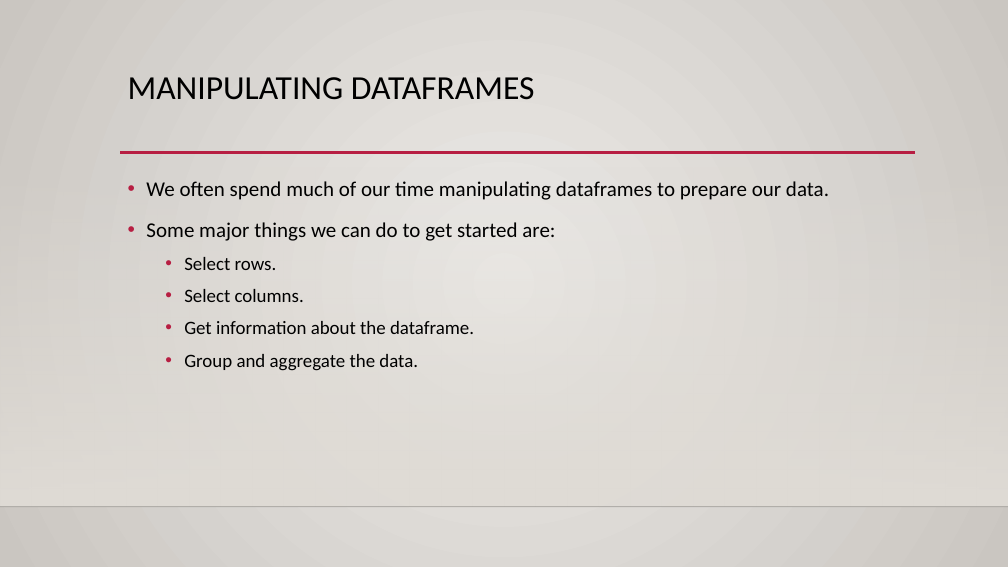
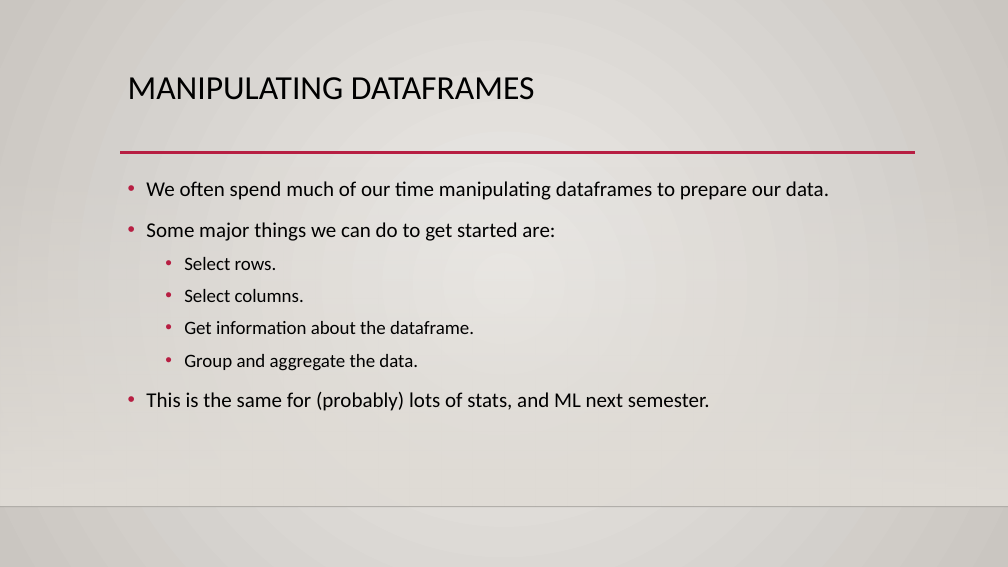
Before and after one commit to AkeemSemperDataScience/Programming_Basics_for_Machine_Learning_Students, a slide deck: slide 17 of reference_material/slides/005_file_access.pptx (slide 9 before the commit). Drawn at 1008x567 pixels with LibreOffice and Linux fonts; fonts in the diff are those of the drawing; background and template pictures are left out. Boxes give left, top, right and bottom in pixels: in the first picture for what was removed or moved away, otherwise in the second. Text is boxed around its words. In the diff, an @@ line names an element or a change of style, - is before the commit and + after.

```diff
--- a/reference_material/slides/005_file_access.pptx
+++ b/reference_material/slides/005_file_access.pptx
@@ text at (146,392,710,411): paragraph added @@
+• This is the same for (probably) lots of stats, and ML next semester.
```
Also in this commit, not shown: 3 other slides changed, 9 slides added, 12 other files.
